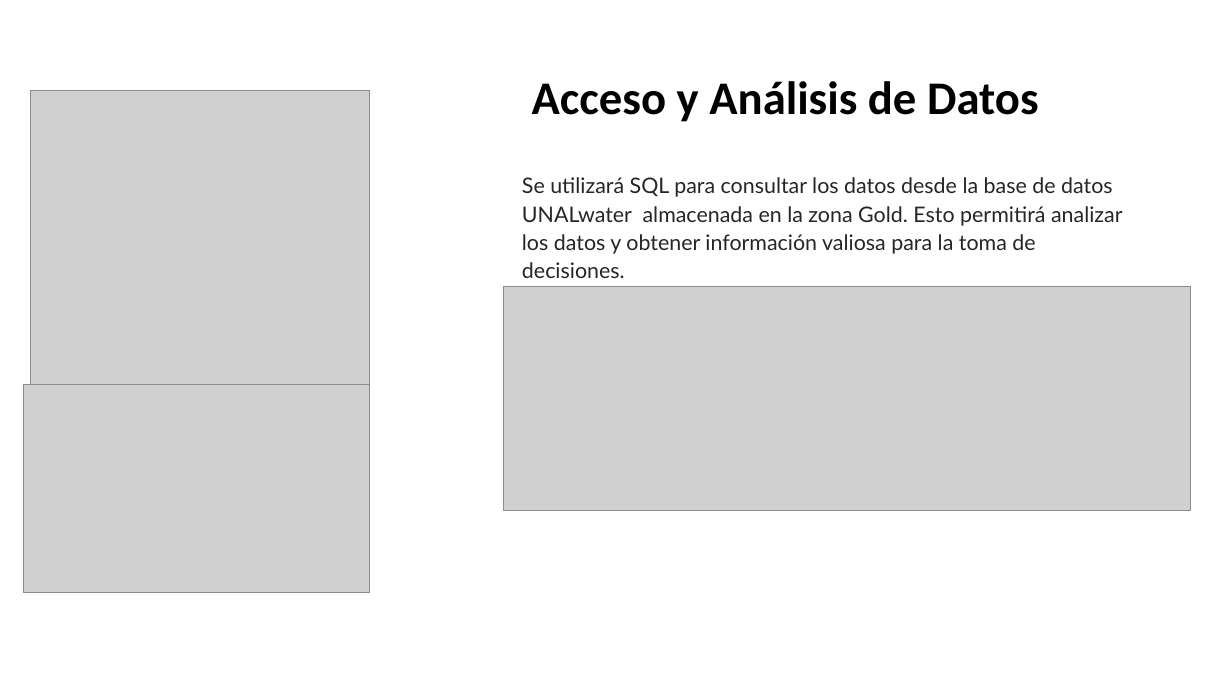
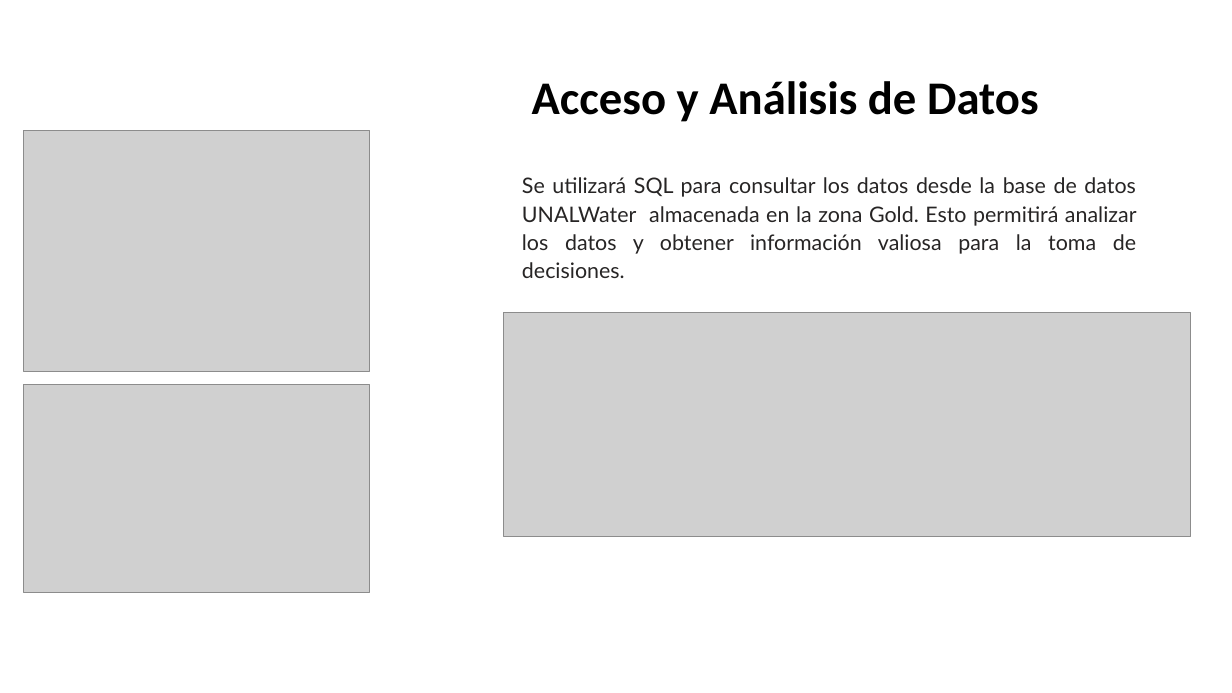
Before and after one commit to ysgiraldo/UNALWater_BD, a slide deck: slide 6 of files/Solucion-Big-Data-para-UNALWater.pptx. Drawn at 1232x693 pixels with LibreOffice and Linux fonts; fonts in the diff are those of the drawing; grey boxes stand for pictures; background and template pictures are left out. Boxes give left, top, right and bottom in pixels: in the first picture for what was removed or moved away, otherwise in the second. Text is boxed around its words. In the diff, an @@ line names an element or a change of style, - is before the commit and + after.

```diff
--- a/files/Solucion-Big-Data-para-UNALWater.pptx
+++ b/files/Solucion-Big-Data-para-UNALWater.pptx
@@ picture resized from (x1=31, y1=91, x2=370, y2=398) to (x1=24, y1=130, x2=370, y2=371) @@
@@ text at (x1=522, y1=177, x2=1137, y2=254): text changed @@
-Se utilizará SQL para consultar los datos desde la base de datos UNALwater almacenada en la zona Gold. Esto permitirá analizar los datos y obtener información valiosa para la toma de decisiones.
+Se utilizará SQL para consultar los datos desde la base de datos UNALWater almacenada en la zona Gold. Esto permitirá analizar los datos y obtener información valiosa para la toma de decisiones.
@@ picture moved from (x1=504, y1=286, x2=1190, y2=511) to (x1=504, y1=313, x2=1190, y2=537) @@
```
Also in this commit, not shown: 5 other slides changed.
